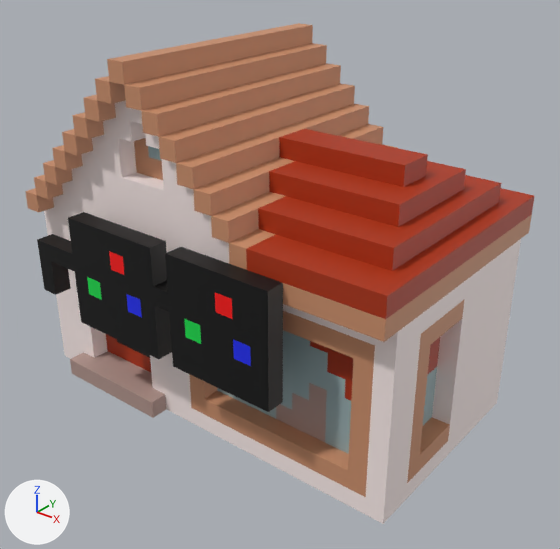
Renders of the glTF model public/headModels/HeadHouse.glb from each side of a commit.
One viewpoint serves both versions: a 50 mm camera at (25.0, -29.8, 45.4) aimed at (1.8, -0.7, 27.4). Arrows for +X, +Y and +Z are at lower left; the lights stay in place. Vertices at the same position are counted once.

In view in the first picture: 'GlassesUV', 'Head'.
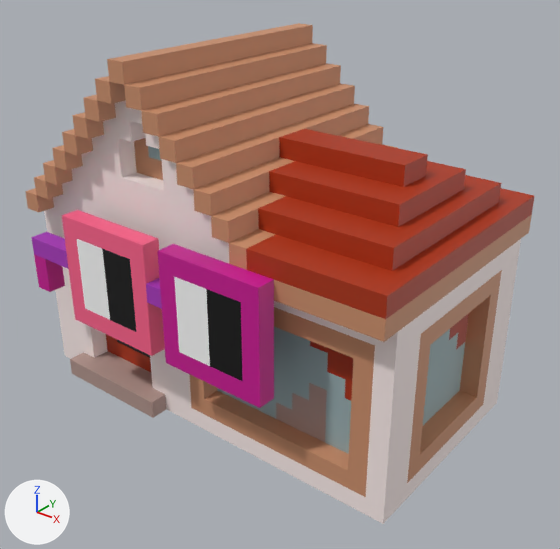
The newer file is also turned or shifted as a whole; pictures and numbers use the older file's frame.

What differs and where, as boxes (x1, y1, x2, y2) in the pictures (560 x 549 px; the box of a moved part takes in the faces that stretch with it):
'GlassesUV', surface changed, mesh moved
    before: (37, 212, 283, 412)
    after: (31, 210, 274, 408)
part 2 of me_head, moved or reshaped
    both: (432, 295, 491, 424)
part 3 of me_head, surface changed (grey to brown)
    both: (428, 270, 502, 440)

The edits, one by one:
Picture 'glasses-square-pink-purple-multi' (img_glasses_square_pink_purple_multi) is new.
Material 'OKGlasses:glassesMAT' (mat_okglasses_glassesmat) changes its picture from img_glasses_square_black_rgb to img_glasses_square_pink_purple_multi.
me_mesh has 216 vertices, 428 faces and spans x -9.0..7.0, y -8.0..-7.0, z 25.0..31.0.
me_mesh is used by ob_glassesuv; location (0.0, 0.0, 0.0).
me_mesh part 1: the whole mesh is moved by (-0.5, 0.0, 0.0).
me_head is used by ob_head; location (0.0, 0.0, 0.0).
me_head had 1990 vertices, 4036 faces and spanned x -11.0..12.0, y -7.0..7.0, z 20.0..39.0.
me_head now has 1996 vertices, 4048 faces and spans x -11.0..12.0, y -7.0..7.0, z 20.0..39.0.
Part 2, on me_head:
6 vertices are removed from x 12.0, y 0.0..2.0, z 23.0..27.0.
32 faces are deleted.
8 vertices in x 12.0, y 0.0..2.0, z 24.0..26.0 move by (-1.0, 1.0, 0.0).
1 vertex moves from x 12.0, y 1.0, z 23.0 to x 11.0, y 2.0, z 22.0.
7 new vertices lie (-1.0, 0.0, 0.0) away from vertices in x 12.0, y 1.0..3.0, z 22.0..28.0.
5 new vertices lie (0.0, -1.0, 1.0) away from vertices in x 11.0..12.0, y 1.0..3.0, z 22.0..26.0.
44 new faces join them.
me_head part 3: 356 kept faces spanning x -10.0..12.0, y -5.0..5.0, z 20.0..29.0 get new texture (UV) coordinates.
